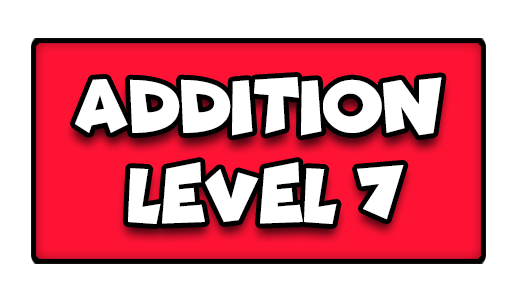
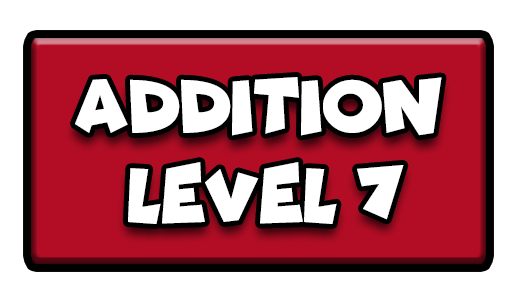
Comparing the layer stacks of the two (517, 301) images. Changes:
painted on "Rounded Rectangle 1" over [31, 38, 486, 264]
